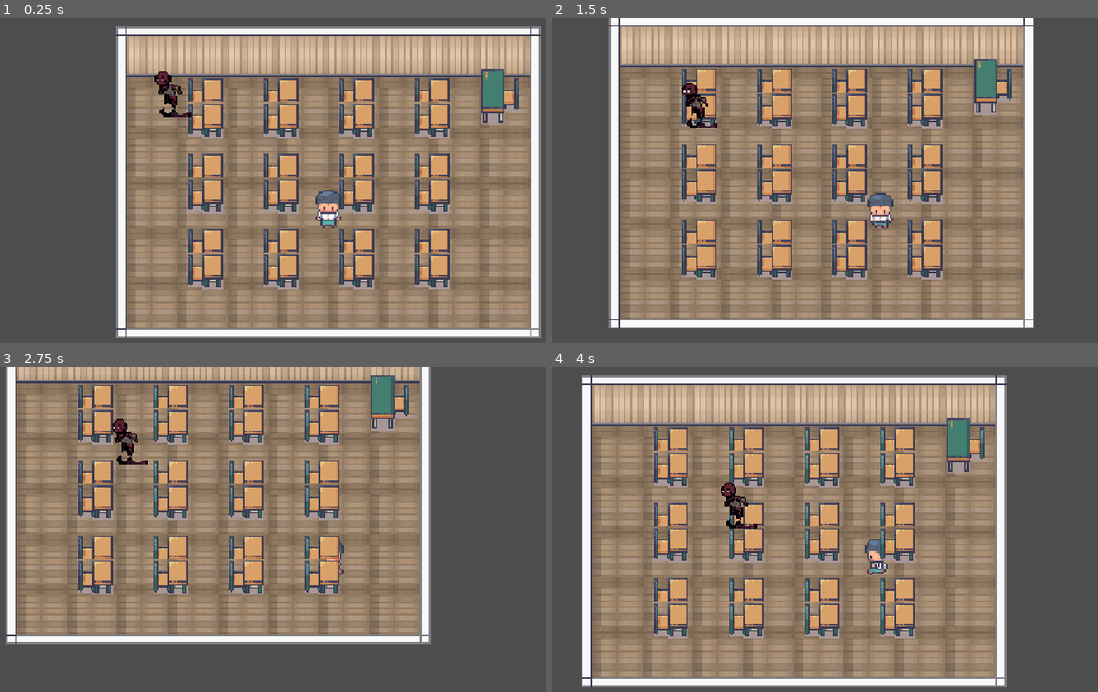
Above: before the commit, frames 1-4 (two rows, left to right).
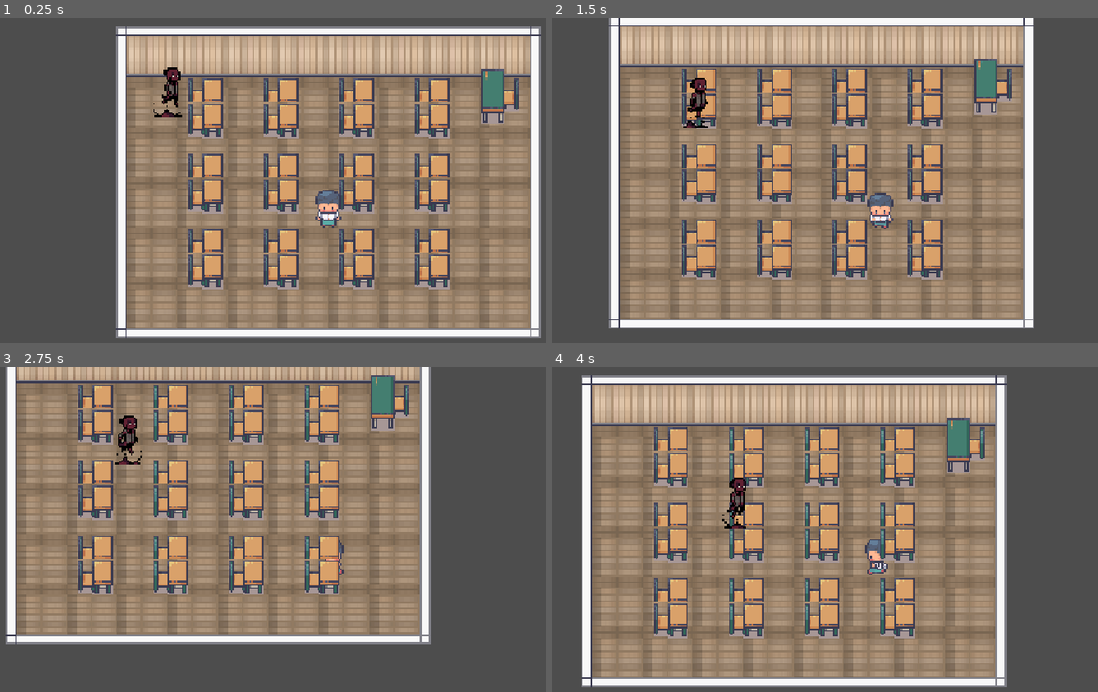
Above: after the commit, the same moments.

Repository: ameegalluvia/Misteri-Hantu-Kalkulus
Game: Godot game, scene res://scenes/kampus.tscn
The game is run twice, just before and just after one commit, with the same random seed, the same clock (stepped at 60 frames per second) and the same inputs.
Inputs:
- Up to frame 1 (0.25 s): no input
- Up to frame 2 (1.5 s): hold D (right) 0.53-1.28 s; hold Shift (run) 0.53-1.28 s; hold S (down) from 1.28 s (still down); tap Shift (run) at 1.35 s
- Up to frame 3 (2.75 s): release S (down) at 2.03 s; hold D (right) from 2.03 s (still down); hold Shift (run) from 2.03 s (still down)
- Up to frame 4 (4 s): release D (right) at 2.78 s; release Shift (run) at 2.78 s; hold W (up) 2.78-3.53 s; tap Shift (run) at 2.85 s; hold A (left) from 3.53 s (still down); hold Shift (run) from 3.53 s (still down)

The runs differ from the first frame. In frame 1, 0.5% of the frame differs, in the area x 28-36%, y 15-31%; in frame 2, 0.4%; in frame 3, 0.4%; in frame 4, 0.5%.

Commit message:
toya movement animation

Diff:
--- a/scenes/toya.tscn
+++ b/scenes/toya.tscn
@@ -262,7 +262,10 @@
 [node name="AnimatedSprite2D" type="AnimatedSprite2D" parent="." unique_id=1491692063]
 sprite_frames = SubResource("SpriteFrames_jps1b")
 animation = &"run_left"
-frame_progress = 0.4922984
+frame_progress = 0.95043224
+
+[node name="Camera2D" type="Camera2D" parent="AnimatedSprite2D" unique_id=1082058163]
+zoom = Vector2(2.76, 2.76)
 
 [node name="CollisionShape2D" type="CollisionShape2D" parent="." unique_id=1927620303]
 position = Vector2(0, 7)
--- a/scripts/toya.gd
+++ b/scripts/toya.gd
@@ -18,11 +18,14 @@
 var current_patrol_index: int = 0
 
 # Referensi ke pemain (bisa diisi otomatis saat game mulai)
-var player: Player = null
+var player: Node2D = null
 
 # Parameter Persepsi Pengelihatan
-var vision_range: float = 10  # Jarak lihat normal (jadi 380 jika senter pemain menyala)
+var vision_range: float = 8.0  # Jarak lihat normal
 var vision_angle: float = 110.0  # Sudut pandang (dalam derajat)
+
+# Menyimpan arah horizontal terakhir ("left" atau "right") untuk animasi
+var last_facing: String = "right"
 
 func _ready() -> void:
 	# Mencari node player secara otomatis di grup "player"
@@ -52,6 +55,9 @@
 		State.CALM:
 			_handle_calm(delta)
 
+	# Perbarui arah hadap animasi berdasarkan pergerakan horizontal (velocity.x)
+	_update_animation_direction()
+
 	move_and_slide()
 
 # --- FUNGSI DETEKSI PANDANGAN (VISION) ---
@@ -60,32 +66,23 @@
 		return
 
 	var distance_to_player: float = global_position.distance_to(player.global_position)
-
-	# Jarak pandang maksimal (bisa diperluas jika senter player menyala)
 	var current_vision_range = vision_range
 
-	# Syarat 1: Dalam jarak pandang jauh ATAU sangat dekat (< 80 px dari segala arah)
 	if distance_to_player <= current_vision_range or distance_to_player <= 80.0:
-
-		# Jika jarak di atas 80px, cek sudut pandang
 		if distance_to_player > 80.0:
 			var to_player = (player.global_position - global_position).normalized()
-
-			# Tentukan arah hadap Toya berdasarkan kecepatannya saat ini (atau arah ke player jika patroli)
 			var facing_dir = velocity.normalized()
 			if facing_dir == Vector2.ZERO:
-				facing_dir = Vector2.DOWN # Default jika sedang diam
+				facing_dir = Vector2.DOWN
 
 			var angle = rad_to_deg(facing_dir.angle_to(to_player))
 			if abs(angle) > (vision_angle / 2.0):
-				return # Di luar sudut pandang mata Toya
+				return
 
-		# Syarat 2: Cek Raycast (apakah terhalang tembok)
 		vision_ray.target_position = vision_ray.to_local(player.global_position)
 		vision_ray.force_raycast_update()
 
 		if not vision_ray.is_colliding():
-			# Tidak ada tembok -> TERLIHAT!
 			_enter_chase_state()
 		elif vision_ray.get_collider() == player:
 			_enter_chase_state()
@@ -93,7 +90,6 @@
 func _enter_chase_state() -> void:
 	if current_state != State.CHASE:
 		current_state = State.CHASE
-		# print("Toya melihat pemain dan mulai mengejar!")
 
 # --- LOGIKA GERAK PER STATE ---
 func _handle_patrol(delta: float) -> void:
@@ -107,35 +103,47 @@
 	var next_path_pos: Vector2 = nav_agent.get_next_path_position()
 	var direction: Vector2 = global_position.direction_to(next_path_pos)
 	velocity = direction * patrol_speed
-	anim.play("walk")
+
+	# Saat patroli, gunakan animasi jalan (walk)
+	anim.play("walk_" + last_facing)
 
 func _handle_chase(delta: float) -> void:
 	if not player:
 		return
 
-	# Perbarui target navigasi ke posisi pemain secara berkala
 	nav_agent.target_position = player.global_position
 
 	if not nav_agent.is_navigation_finished():
 		var next_path_pos: Vector2 = nav_agent.get_next_path_position()
 		var direction: Vector2 = global_position.direction_to(next_path_pos)
 		velocity = direction * chase_speed
-		anim.play("chase")
+
+		# Saat mengejar, gunakan animasi lari (run)
+		anim.play("run_" + last_facing)
 	else:
 		velocity = Vector2.ZERO
+		anim.play("walk_" + last_facing)
 
 func _handle_calm(delta: float) -> void:
-	# Fase tenang (soal 8-10): hanya mengikuti dari jauh, tidak mengejar
 	if not player:
 		return
 	nav_agent.target_position = player.global_position
 	if global_position.distance_to(player.global_position) > 200.0:
 		var next_path_pos: Vector2 = nav_agent.get_next_path_position()
 		velocity = global_position.direction_to(next_path_pos) * 55.0
-		anim.play("walk")
+		anim.play("walk_" + last_facing)
 	else:
 		velocity = Vector2.ZERO
-		anim.play("idle")
+		anim.play("walk_" + last_facing)
+
+# --- FUNGSI PENGATUR ARAH ANIMASI ---
+func _update_animation_direction() -> void:
+	# Jika Toya bergerak ke kiri/kanan secara signifikan, simpan arahnya
+	if abs(velocity.x) > 1.0:
+		if velocity.x > 0:
+			last_facing = "right"
+		else:
+			last_facing = "left"
 
 func _setup_next_patrol_point() -> void:
 	if patrol_points.is_empty():
